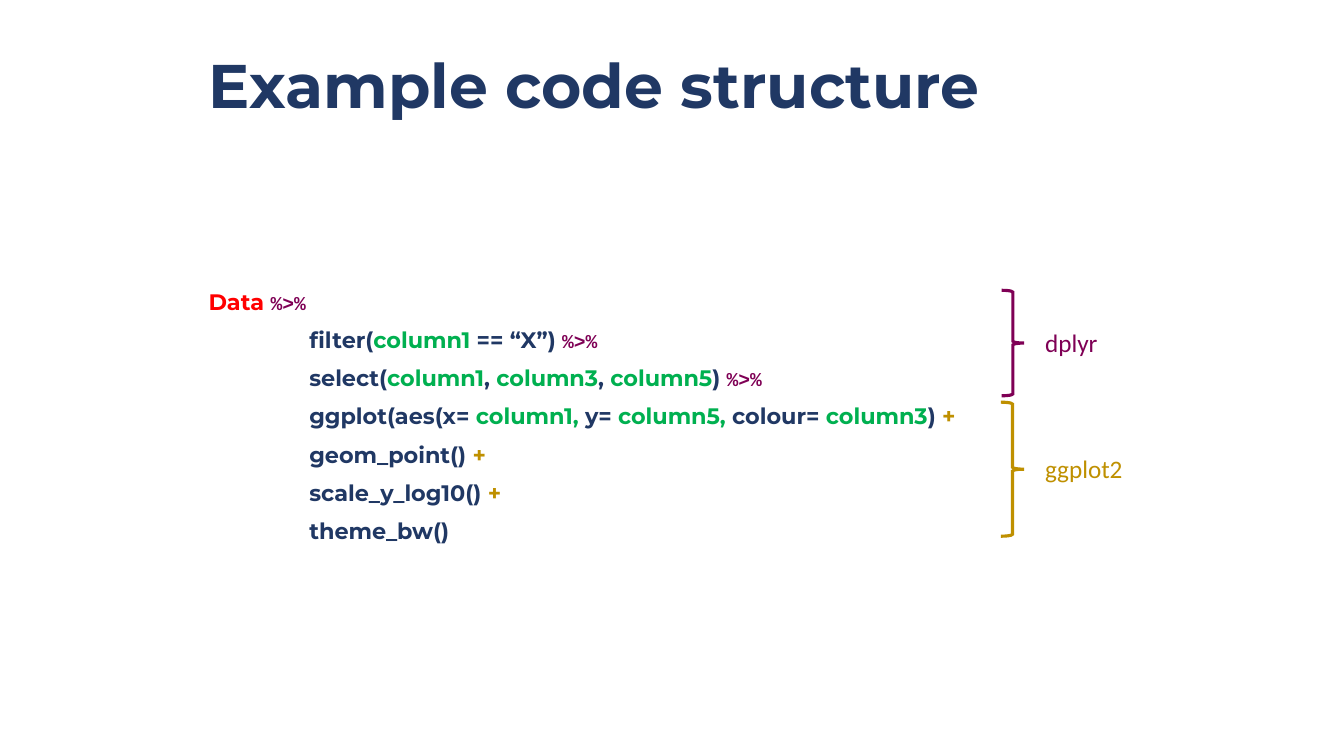
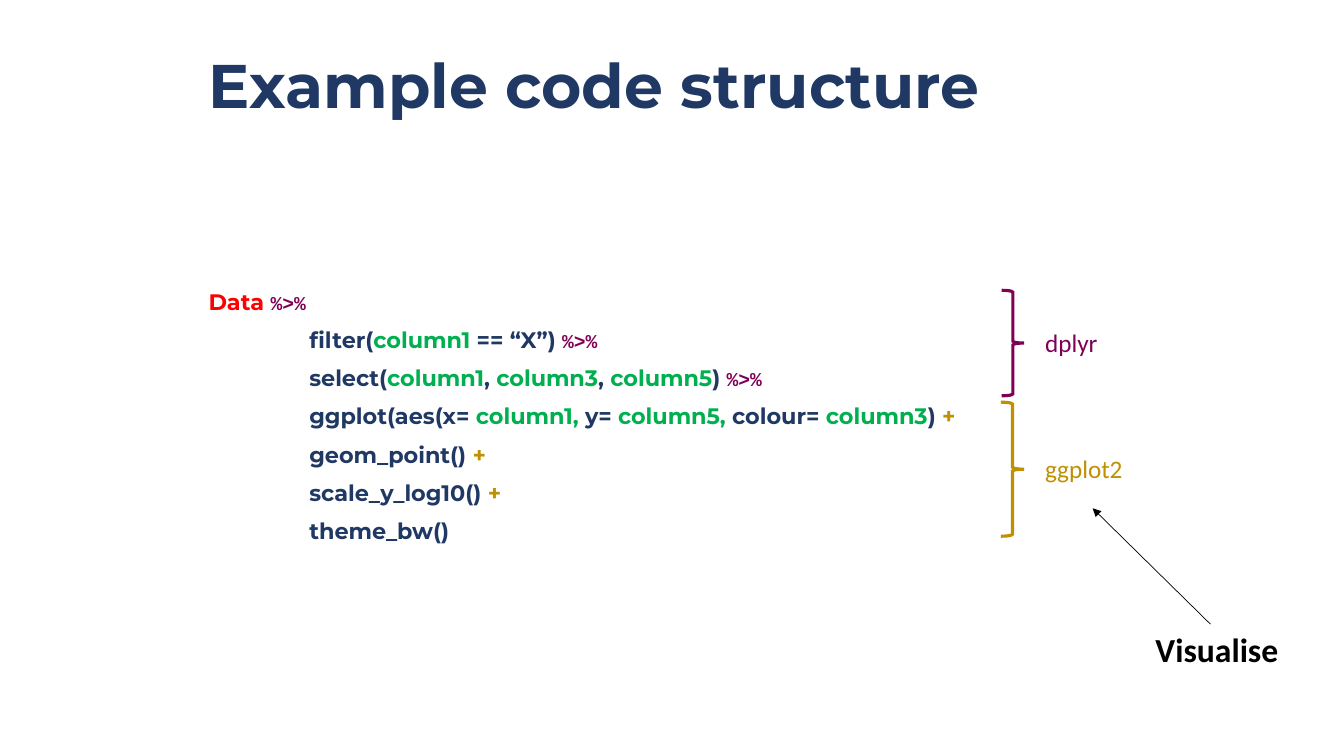
Before and after one commit to JamesBOPRC/BOPRC_R_Course_Lesson_2, a slide deck: slide 13 of BoPRC R Course Lesson 2.pptx (slide 11 before the commit). Drawn at 1344x756 pixels with LibreOffice and Linux fonts; fonts in the diff are those of the drawing; background and template pictures are left out. Boxes give left, top, right and bottom in pixels: in the first picture for what was removed or moved away, otherwise in the second. Text is boxed around its words. In the diff, an @@ line names an element or a change of style, - is before the commit and + after.

```diff
--- a/BoPRC R Course Lesson 2.pptx
+++ b/BoPRC R Course Lesson 2.pptx
@@ arrow added from (1211, 624) to (1093, 508), #000000 0.5 pt @@
@@ text added at box(1155, 638, 1278, 663), 24 pt, text #000000, bold @@
+Visualise
```
Also in this commit, not shown: 2 other slides changed, 2 slides added.
